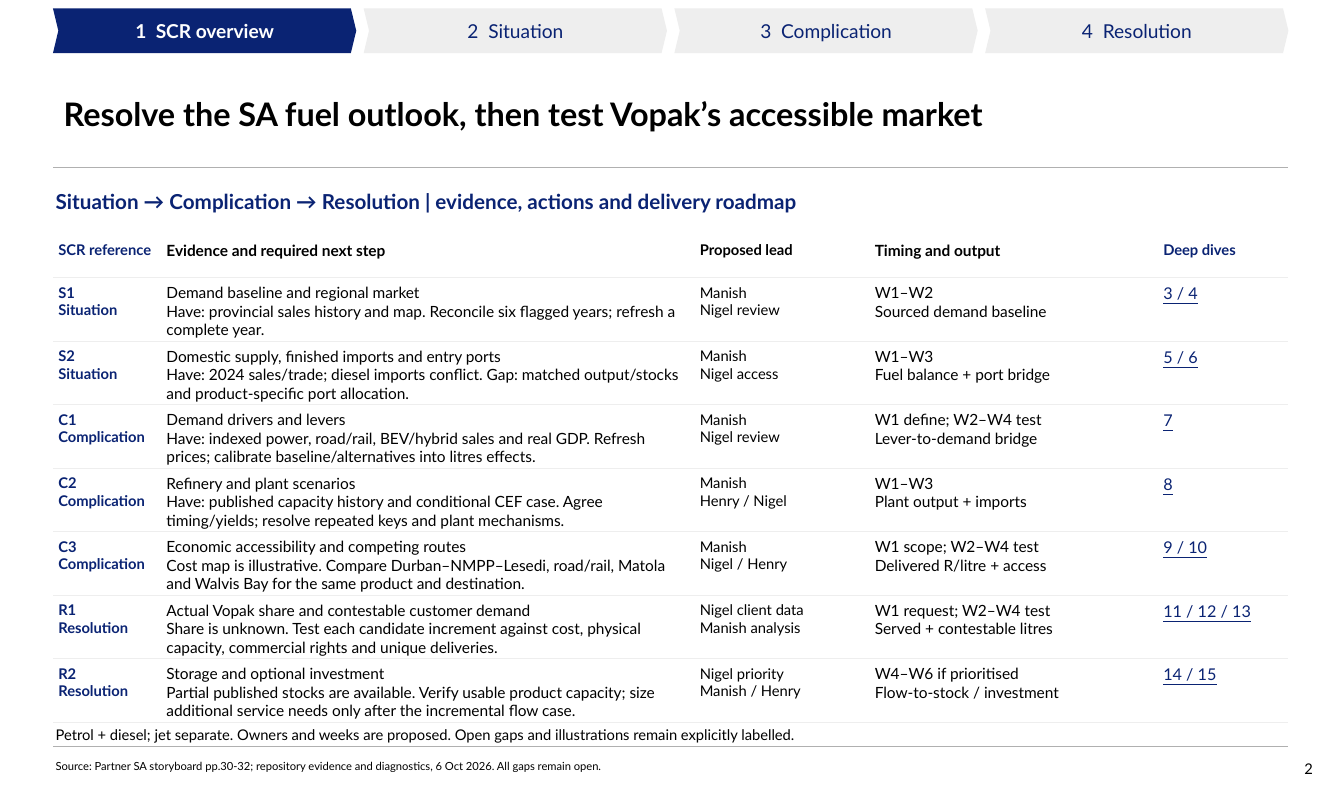
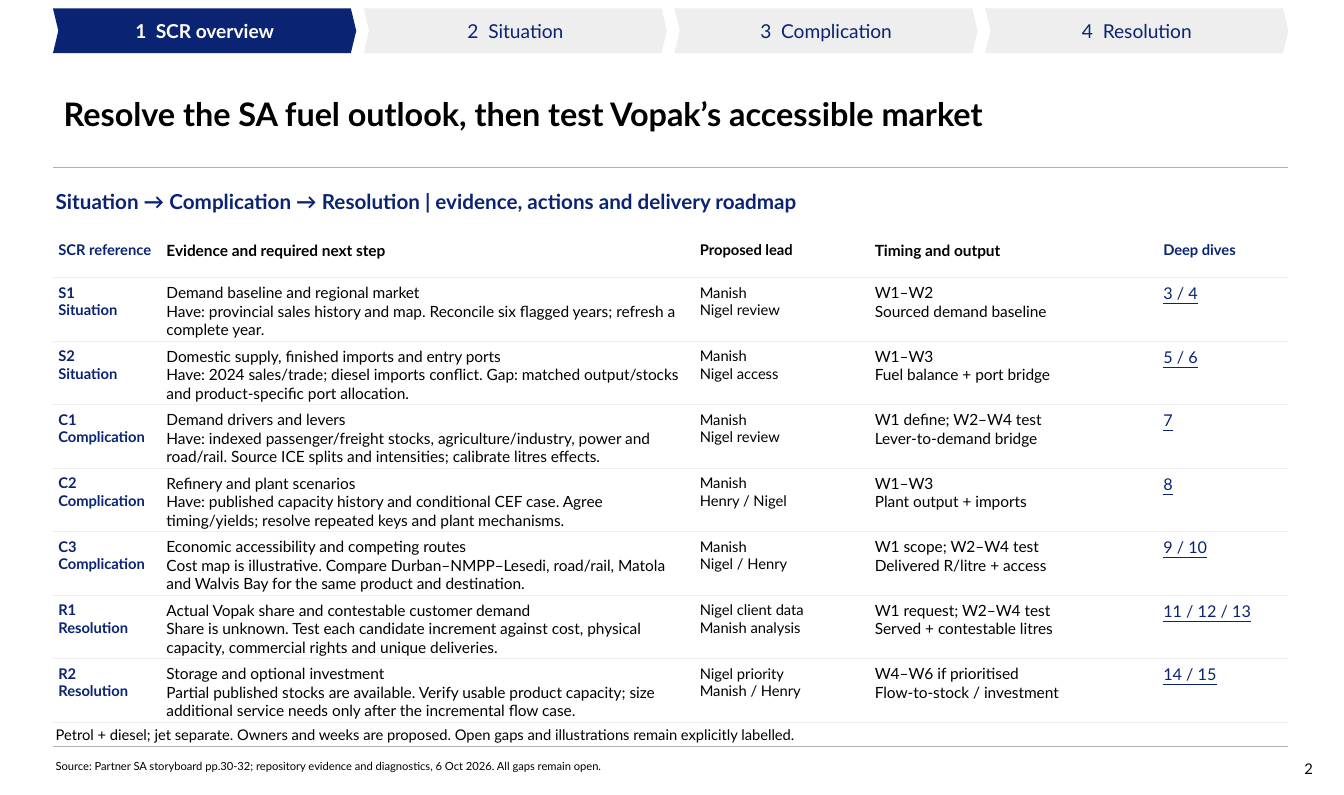
Before and after one commit to Africa-International-Advisors/liquid_fuels_model, a slide deck: slide 2 of pptx/output/delivered/Vopak_Week1_Analytical_Pack_2026_10_06.pptx. Drawn at 1344x795 pixels with LibreOffice and Linux fonts; fonts in the diff are those of the drawing; background and template pictures are left out. Boxes give left, top, right and bottom in pixels: in the first picture for what was removed or moved away, otherwise in the second. Text is boxed around its words. In the diff, an @@ line names an element or a change of style, - is before the commit and + after.

Commit message:
Expand demand dashboard with agriculture, industry and passenger/freight stocks

```diff
--- a/pptx/output/delivered/Vopak_Week1_Analytical_Pack_2026_10_06.pptx
+++ b/pptx/output/delivered/Vopak_Week1_Analytical_Pack_2026_10_06.pptx
@@ table at (x1=53, y1=235, x2=1289, y2=723) @@
-row 4, column 2: Demand drivers and levers / Have: indexed power, road/rail, BEV/hybrid sales and real GDP. Refresh prices; calibrate baseline/alternatives into litres effects.
+row 4, column 2: Demand drivers and levers / Have: indexed passenger/freight stocks, agriculture/industry, power and road/rail. Source ICE splits and intensities; calibrate litres effects.
```
Also in this commit, not shown: 3 other slides changed, 6 other files.
